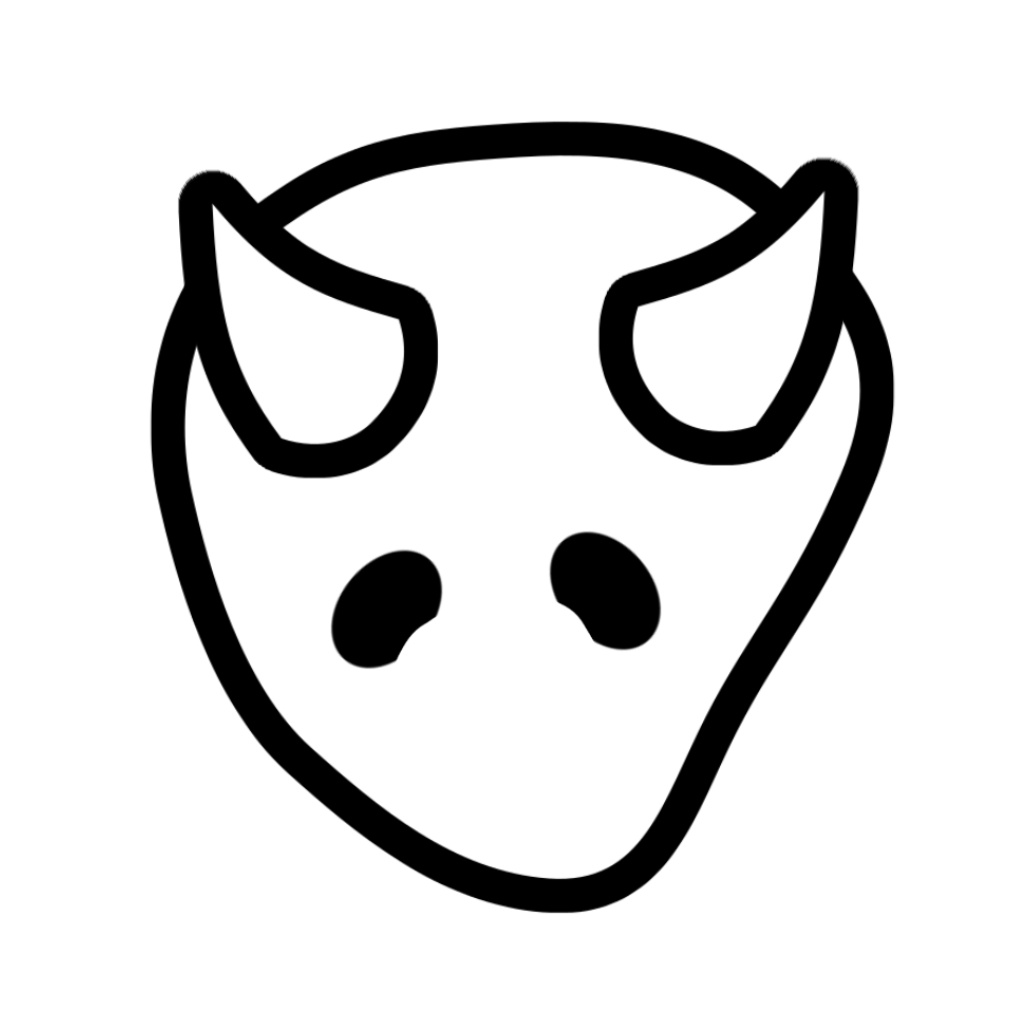
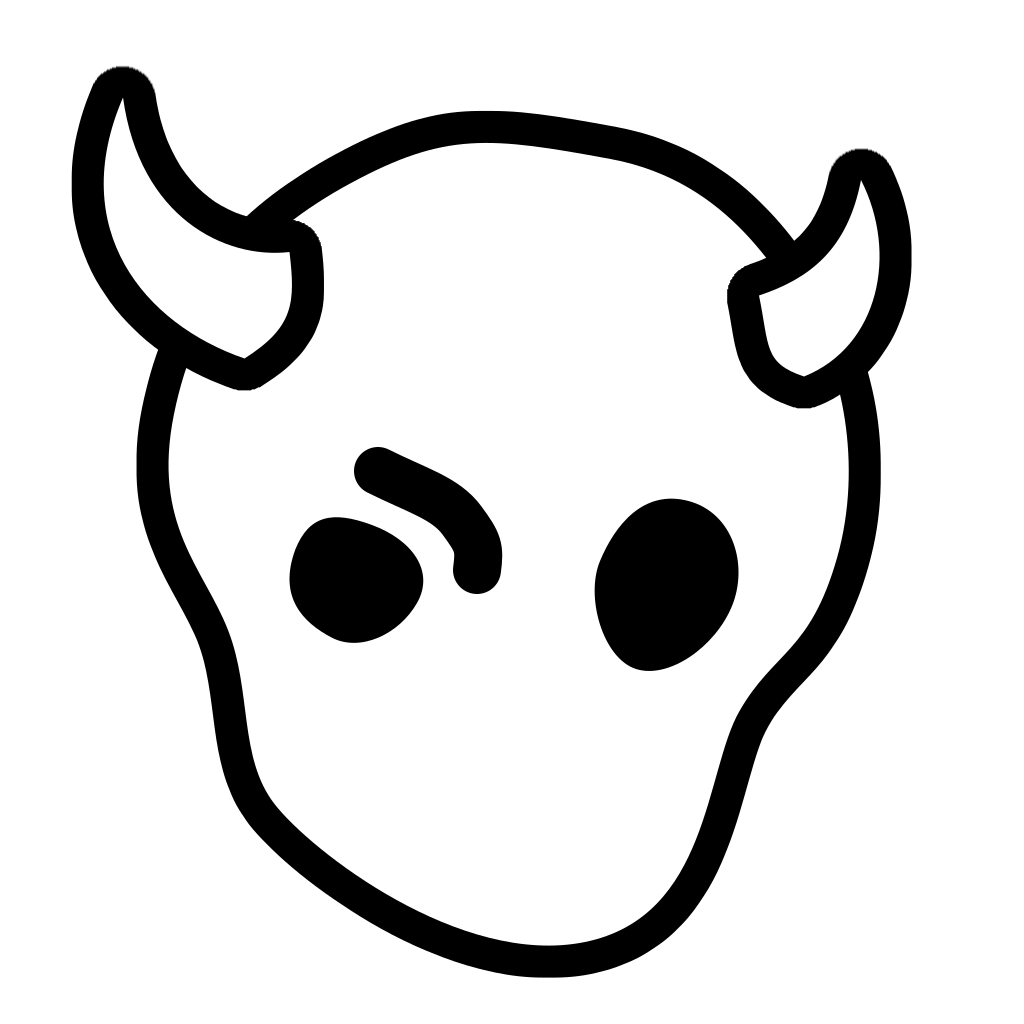
Comparing the layer stacks of the two (1024, 1024) images. Changes:
removed group "Eyes" (2 layers) over [330, 530, 662, 670]
removed layer "Right eye" from group "Eyes" over [548, 530, 662, 652]
removed layer "Left eye" from group "Eyes" over [330, 548, 444, 670]
removed group "Horns" (2 layers) over [210, 190, 826, 445]
removed layer "Right horn" from group "Horns" over [631, 190, 826, 433]
removed layer "Left horn" from group "Horns" over [210, 202, 406, 445]
added layer "Eyes" above "Horns" over [289, 447, 739, 671]
added layer "Horns" above "Horns edge" over [103, 97, 880, 377]
painted on "Horns edge" over [71, 65, 912, 479]
painted on "Face" over [168, 142, 862, 946]
painted on "Face edge" over [136, 110, 896, 978]